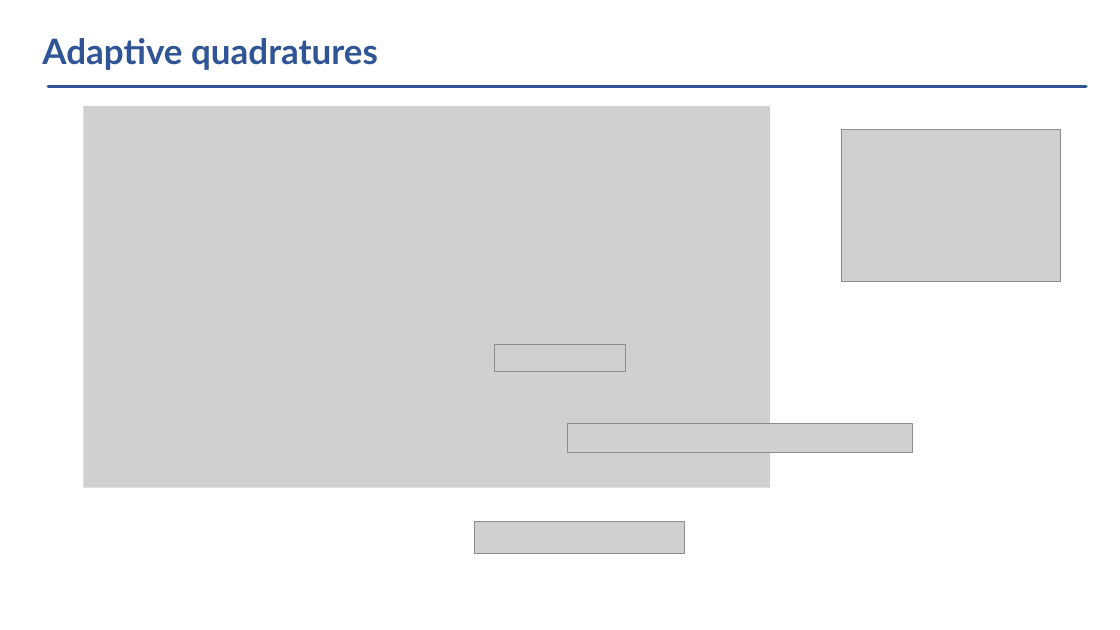
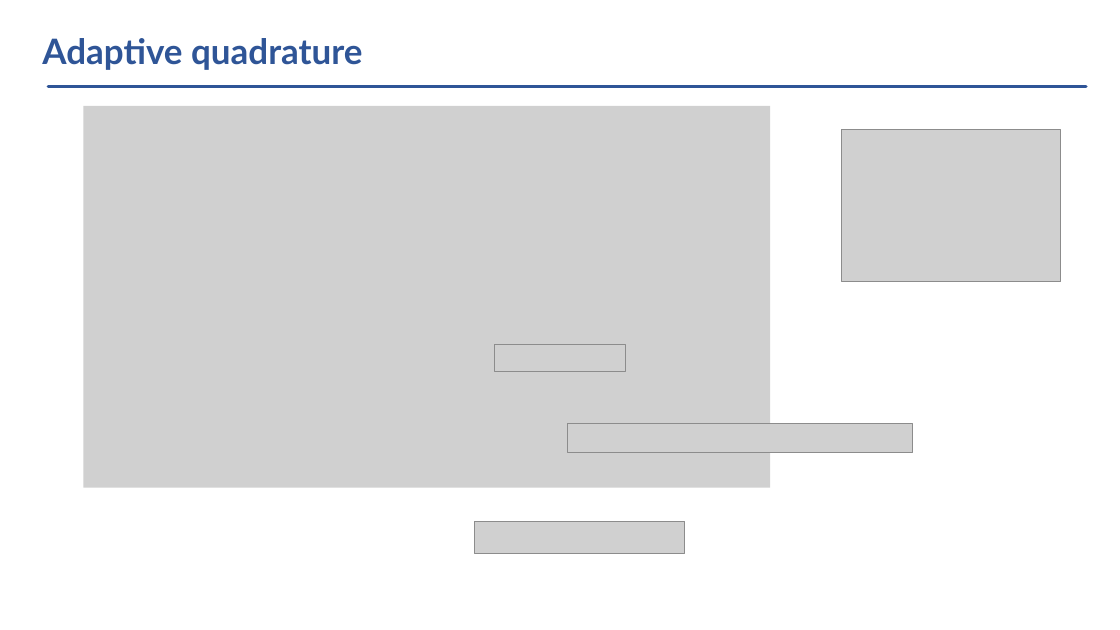
Before and after one commit to vlvovch/PHYS6350-ComputationalPhysics, a slide deck: slide 18 of lectures/Lecture6-01-31-23-NumericalIntegration.pptx. Drawn at 1120x630 pixels with LibreOffice and Linux fonts; fonts in the diff are those of the drawing; grey boxes stand for pictures. Boxes give left, top, right and bottom in pixels: in the first picture for what was removed or moved away, otherwise in the second. Text is boxed around its words. In the diff, an @@ line names an element or a change of style, - is before the commit and + after.

```diff
--- a/lectures/Lecture6-01-31-23-NumericalIntegration.pptx
+++ b/lectures/Lecture6-01-31-23-NumericalIntegration.pptx
@@ title at [42, 38, 362, 70]: text changed @@
-Adaptive quadratures
+Adaptive quadrature
```
Also in this commit, not shown: 8 other slides changed, 39 other files.
